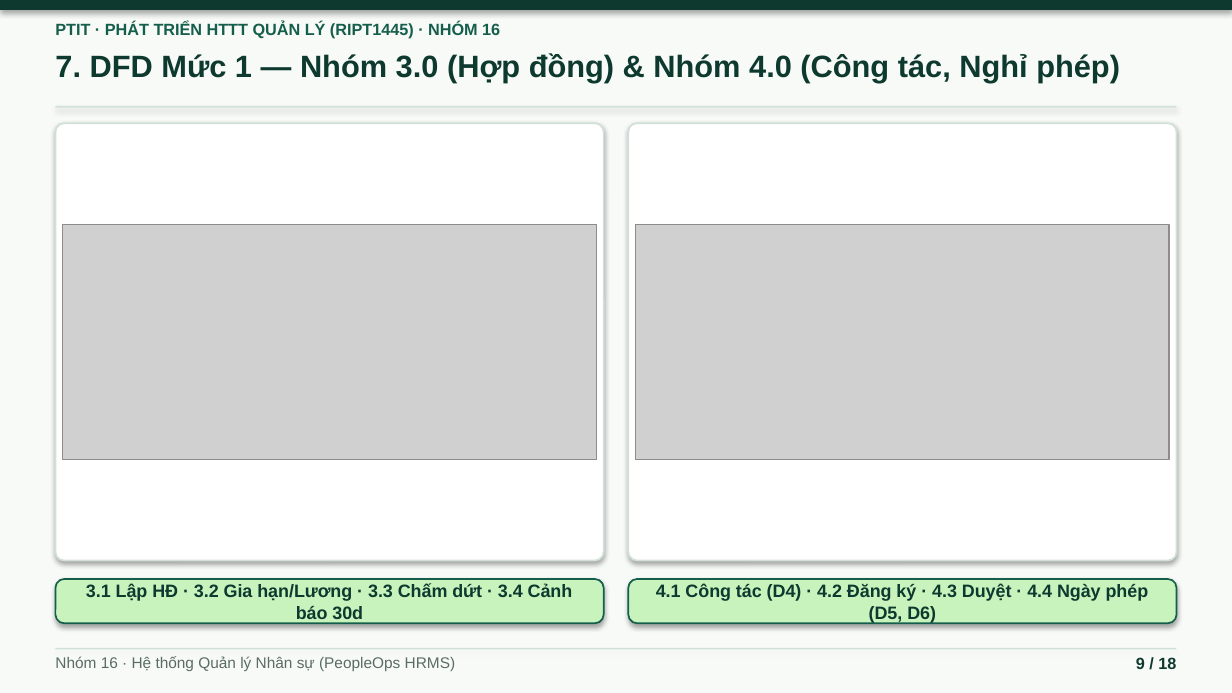
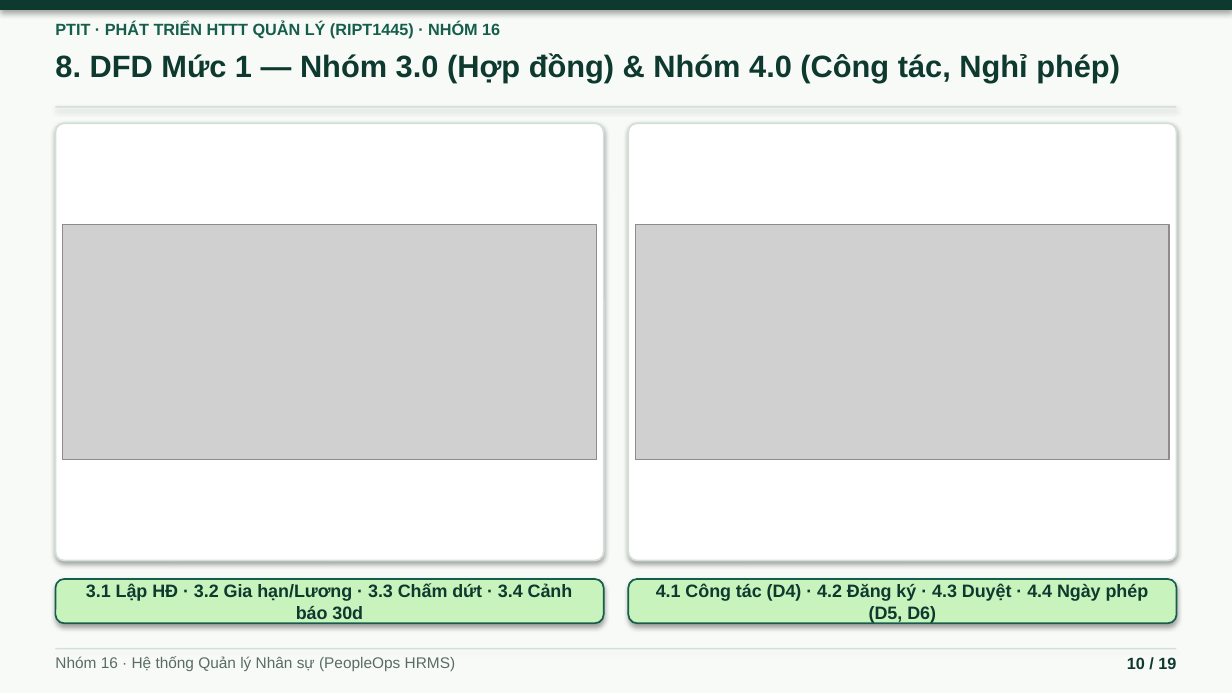
Before and after one commit to ninhduo263/human-resource-management-system, a slide deck: slide 10 of bao-cao/BAO_CAO_HTTTQL_Nhom16.pptx (slide 9 before the commit). Drawn at 1232x693 pixels with LibreOffice and Linux fonts; fonts in the diff are those of the drawing; grey boxes stand for pictures. Boxes give left, top, right and bottom in pixels: in the first picture for what was removed or moved away, otherwise in the second. Text is boxed around its words. In the diff, an @@ line names an element or a change of style, - is before the commit and + after.

```diff
--- a/bao-cao/BAO_CAO_HTTTQL_Nhom16.pptx
+++ b/bao-cao/BAO_CAO_HTTTQL_Nhom16.pptx
@@ text at (55, 53, 1120, 83): text changed @@
-7. DFD Mức 1 — Nhóm 3.0 (Hợp đồng) & Nhóm 4.0 (Công tác, Nghỉ phép)
+8. DFD Mức 1 — Nhóm 3.0 (Hợp đồng) & Nhóm 4.0 (Công tác, Nghỉ phép)
@@ text at (1127, 657, 1176, 669): text changed @@
-9 / 18
+10 / 19
```
Also in this commit, not shown: 15 other slides changed, 1 slide added, 4 other files.
